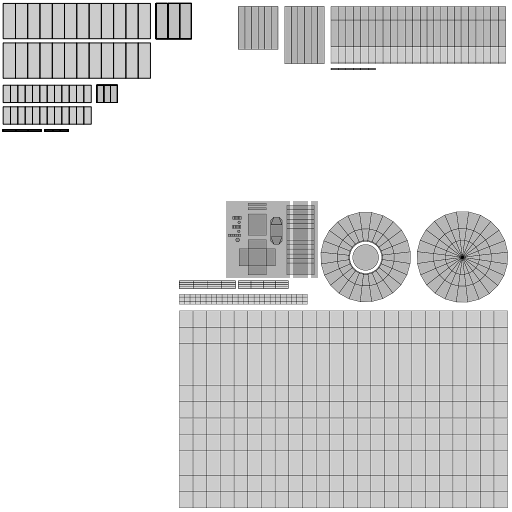
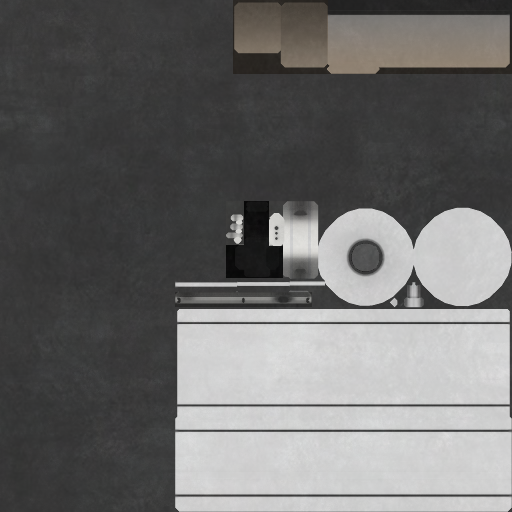
The second 512×512 image is a revision of the first. Changes to its layers:
hid "case_a case_a_rings_nom.002 case_b.001 and more.png", painted on it over (2, 2, 508, 508)
hid "___MET" over (0, 0, 512, 512)
showed group "_ALBEDO" (4 layers) over (0, 0, 512, 512)
painted on "AO" over (177, 278, 424, 308)
